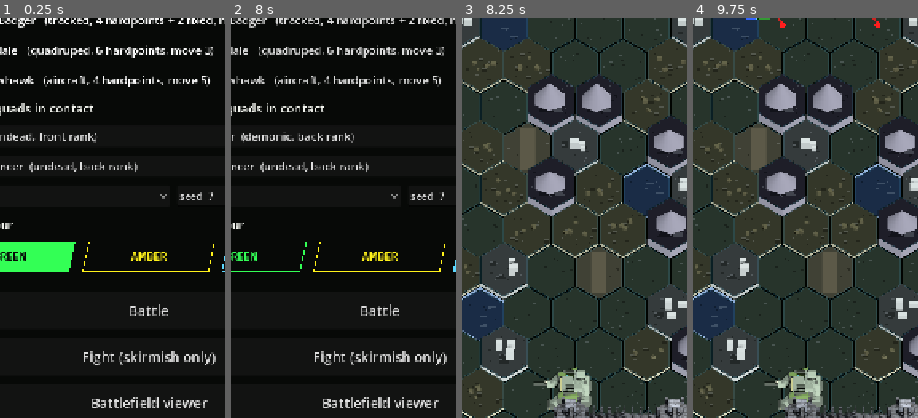
Above: before the commit, frames 1-4 (left to right).
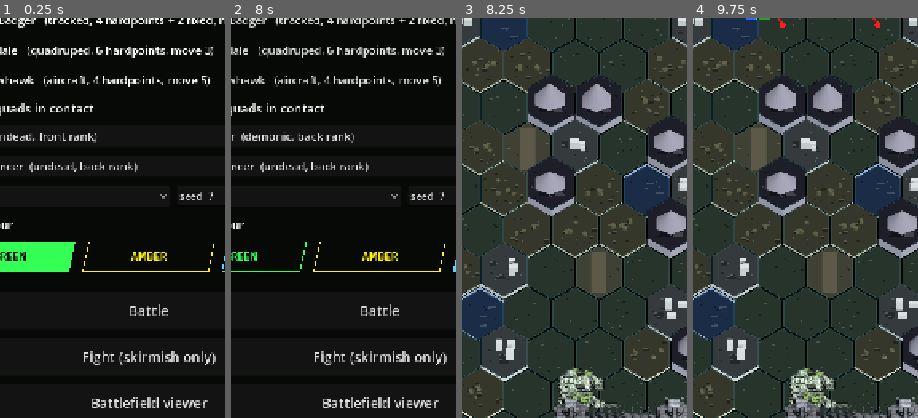
Above: after the commit, the same moments.

Repository: ryanjdmartin/riftgate
Game: Godot game, scene res://game/harness.tscn
The game is run twice, just before and just after one commit, with the same random seed, the same clock (stepped at 60 frames per second) and the same inputs.
Inputs:
- Up to frame 1 (0.25 s): no input
- Up to frame 2 (8 s): click "Anvil (quadruped, 6 hardpoint…" at 0.5 s; click "Honey Badger (tracked, 4 hard…" at 1.25 s; click "Clydesdale (quadruped, 6 hard…" at 2 s; click "Sparrowhawk (aircraft, 4 hard…" at 2.75 s; click "Ghoul (undead, front rank)" at 3.5 s; click "none" at 4.25 s; click "3 columns" at 5 s; click "GREEN" at 5.75 s; click "AMBER" at 6.5 s; click "BLUE" at 7.25 s
- Up to frame 3 (8.25 s): click "Battle" at 8 s
- Up to frame 4 (9.75 s): click "RESOLVE" at 8.75 s; click "RESOLVE" at 9.5 s
The pictures show only the part of the screen within x 17-67%, y 21-71%; the shares and areas given below are measured in that part.

Frames 1-2 are identical in both runs. In frame 3, 1.6% of the frame differs, in the area x 31-69%, y 87-98%; in frame 4, 1.6%.

Commit message:
Battlefield: facings corrected, thin plates two-sided, the skirmish models on the map with an outline, zoom and pan
A model faces -Z at rest and screen-down is +Z, so the facing rotation takes the negated direction. Tile materials are two-sided so wings and fins draw from any side. The map keeps the textured skirmish model with a dark inverted-hull outline rather than a flat marker. The map view draws its overlays in map space under one zoom-and-scroll transform, with to_screen and to_map for gestures and popups and the edge tags in screen space; wheel and pinch zoom about the pointer (1 to 2.6), drag pans both ways, scroll_to_unit centres. Android pinch gestures enabled in the project settings. The screenshot tool gains a zoom pose.

Co-Authored-By: Claude Fable 5.1 <noreply@anthropic.com>

Diff:
--- a/game/battle/battle_map_view.gd
+++ b/game/battle/battle_map_view.gd
@@ -35,7 +35,12 @@
 var routes: Dictionary = {}          # mech id -> Array[Vector2i]
 var selected: Unit = null
 var destinations: Dictionary = {}    # hexes the selected mech may end on
-var scroll_y: float = 0.0
+var scroll_y: float = 0.0            # the map's offset on screen, in pixels
+var scroll_x: float = 0.0
+var zoom: float = 1.0                # the reconstruction's zoom (Ryan, 21 September); 1 fits the width
+
+const ZOOM_MIN := 1.0
+const ZOOM_MAX := 2.6
 
 var _origin := Vector2.ZERO
 var _map3d: Map3D = null             # the battlefield's geometry; null only when headless
@@ -55,6 +60,7 @@
 func _init() -> void:
 	mouse_filter = Control.MOUSE_FILTER_STOP
 	clip_contents = true
+	texture_filter = CanvasItem.TEXTURE_FILTER_NEAREST   # zoom scales texels, never blurs them
 	set_process(false)
 
 
@@ -124,27 +130,41 @@
 	return HEX_SIZE * (1.5 * (field.map.height - 1) + 2.0) + TOP_PAD + BOTTOM_PAD
 
 
-func _min_scroll() -> float:
-	return minf(0.0, size.y - _map_px_height())
+## Keep the map covering the view: no bare edge at any zoom.
+func _clamp_scroll() -> void:
+	scroll_y = clampf(scroll_y, minf(0.0, size.y - _map_px_height() * zoom), 0.0)
+	scroll_x = clampf(scroll_x, minf(0.0, size.x - size.x * zoom), 0.0)
 
 
 ## Start at the gate end, where the player's machines stand.
 func scroll_to_bottom() -> void:
-	scroll_y = _min_scroll()
-
-
-## Pixel centre of a hex in this control's coordinates: its grid cell, lifted by the height
-## of its column so the overlays stand on the terrain.
+	scroll_y = -1.0e9
+	_clamp_scroll()
+
+
+## Map space is the unzoomed, unscrolled map: the composite texture's pixels. The overlays
+## are drawn in it under one transform; gestures and popups convert.
+func to_screen(p: Vector2) -> Vector2:
+	return p * zoom + Vector2(scroll_x, scroll_y)
+
+
+func to_map(local: Vector2) -> Vector2:
+	return (local - Vector2(scroll_x, scroll_y)) / zoom
+
+
+## Centre of a hex in map space: its grid cell, lifted by the height of its column so the
+## overlays stand on the terrain.
 func center(h: Vector2i) -> Vector2:
 	var lift := _map3d.lift(h) if _map3d != null else 0.0
-	return _origin + Vector2(0, scroll_y) + Hex.to_pixel(h, HEX_SIZE) + Vector2(0, -lift)
-
-
-## The hex under a point. A raised hex's top sits above its cell and covers part of the hex
-## north of it, so the candidates' lifted outlines are tested, the southmost (nearest the
-## camera) winning.
+	return _origin + Hex.to_pixel(h, HEX_SIZE) + Vector2(0, -lift)
+
+
+## The hex under a screen point. A raised hex's top sits above its cell and covers part of
+## the hex north of it, so the candidates' lifted outlines are tested, the southmost (nearest
+## the camera) winning.
 func hex_at(local: Vector2) -> Vector2i:
-	var flat := Hex.from_pixel(local - _origin - Vector2(0, scroll_y), HEX_SIZE)
+	var p := to_map(local)
+	var flat := Hex.from_pixel(p - _origin, HEX_SIZE)
 	if _map3d == null or field == null:
 		return flat
 	var best := flat
@@ -154,7 +174,7 @@
 	for cand in cands:
 		if not field.map.has(cand) or cand.y <= best_row:
 			continue
-		if Geometry2D.is_point_in_polygon(local, Hex.corners(center(cand), HEX_SIZE)):
+		if Geometry2D.is_point_in_polygon(p, Hex.corners(center(cand), HEX_SIZE)):
 			best = cand
 			best_row = cand.y
 	return best
@@ -162,8 +182,21 @@
 
 ## Scroll so the unit sits in the middle of the view.
 func scroll_to_unit(u: Unit) -> void:
-	var y := _origin.y + Hex.to_pixel(u.pos, HEX_SIZE).y
-	scroll_y = clampf(size.y * 0.5 - y, _min_scroll(), 0.0)
+	var p := center(u.pos)
+	scroll_x = size.x * 0.5 - p.x * zoom
+	scroll_y = size.y * 0.5 - p.y * zoom
+	_clamp_scroll()
+	queue_redraw()
+
+
+## Zoom about a screen point, so what is under the finger stays under it.
+func zoom_at(local: Vector2, factor: float) -> void:
+	var nz := clampf(zoom * factor, ZOOM_MIN, ZOOM_MAX)
+	var k := nz / zoom
+	scroll_x = local.x - (local.x - scroll_x) * k
+	scroll_y = local.y - (local.y - scroll_y) * k
+	zoom = nz
+	_clamp_scroll()
 	queue_redraw()
 
 
@@ -176,7 +209,7 @@
 		return out
 	var rows := {true: [], false: []}
 	for sq in field.squads():
-		var c := center(sq.pos)
+		var c := to_screen(center(sq.pos))
 		var above := c.y < -HEX_SIZE * 0.3
 		var below := c.y > size.y + HEX_SIZE * 0.3
 		if not (above or below):
@@ -217,6 +250,8 @@
 		return
 	var hud := Palette.HUD
 	var map := field.map
+	# Everything up to the edge tags is drawn in map space under the zoom and scroll.
+	draw_set_transform(Vector2(scroll_x, scroll_y), 0.0, Vector2(zoom, zoom))
 	if _map3d != null:
 		# The ground, the structures and the mechs are geometry in the 3D viewport, mixed
 		# with the painted map by the compositor behind this drawing; the foes, being
@@ -228,8 +263,8 @@
 		mat.set_shader_parameter("source_count", src.size())
 		src.resize(Bleed.MAX_SOURCES)
 		mat.set_shader_parameter("sources", src)
-		mat.set_shader_parameter("focus_y", size.y * 0.5 - scroll_y)
-		draw_texture_rect(_mix.get_texture(), Rect2(Vector2(0, scroll_y), Vector2(_mix.size)), false)
+		mat.set_shader_parameter("focus_y", (size.y * 0.5 - scroll_y) / zoom)
+		draw_texture_rect(_mix.get_texture(), Rect2(Vector2.ZERO, Vector2(_mix.size)), false)
 	else:
 		# Headless: the painted map, so the view still lays out and the structures still show.
 		for h in map.all_hexes():
@@ -286,6 +321,7 @@
 		var c := center(selected.pos)
 		Hud.brackets(self, Rect2(c - Vector2(HEX_SIZE, HEX_SIZE) * 0.85, Vector2(HEX_SIZE, HEX_SIZE) * 1.7), 12.0, hud, 2.0)
 
+	draw_set_transform(Vector2.ZERO, 0.0, Vector2.ONE)   # the edge tags live in screen space
 	_draw_tags()
 
 
@@ -397,11 +433,19 @@
 			_pressed = false
 			_holding = false
 		accept_event()
+	elif event is InputEventMouseButton and event.pressed and event.button_index in [MOUSE_BUTTON_WHEEL_UP, MOUSE_BUTTON_WHEEL_DOWN]:
+		zoom_at(event.position, 1.15 if event.button_index == MOUSE_BUTTON_WHEEL_UP else 1.0 / 1.15)
+		accept_event()
+	elif event is InputEventMagnifyGesture:
+		zoom_at(event.position, event.factor)   # pinch on a touch screen or trackpad
+		accept_event()
 	elif event is InputEventMouseMotion and _pressed and not _holding:
 		if not _dragged and event.position.distance_to(_press_pos) > DRAG_THRESHOLD:
 			_dragged = true
 		if _dragged:
-			scroll_y = clampf(scroll_y + (event.position.y - _last_pos.y), _min_scroll(), 0.0)
+			scroll_x += event.position.x - _last_pos.x
+			scroll_y += event.position.y - _last_pos.y
+			_clamp_scroll()
 			_last_pos = event.position
 			queue_redraw()
 		accept_event()
--- a/game/battle/battle_screen.gd
+++ b/game/battle/battle_screen.gd
@@ -252,7 +252,7 @@
 			text = "%s\nmassive · %s" % [u.display_name, "hunting" if u.aggro else "to the gate"]
 		else:
 			text = "%s\n%s ×%d · move %d\n%s" % [u.display_name, foe_name, u.strength, u.movespeed, "hunting the nearest machine" if u.aggro else "marching on the gate"]
-	_show_details(text, _map.position + _map.center(u.pos))
+	_show_details(text, _map.position + _map.to_screen(_map.center(u.pos)))
 
 
 func _on_hold_released() -> void:
--- a/game/battle/map_3d.gd
+++ b/game/battle/map_3d.gd
@@ -321,8 +321,10 @@
 			_units[u.id] = node
 		node.position = _hex_world(u.pos, _lift.get(u.pos, 0.0) / (_cos * _ppu))
 		if u.is_player() and not u.is_static():
+			# The model faces -Z (north) at rest; screen-down is +Z, so the facing turns the
+			# other way from the pixel direction.
 			var d: Vector2 = Hex.to_pixel(Hex.DIRECTIONS[u.facing], 1.0).normalized()
-			node.rotation.y = atan2(d.x, d.y)
+			node.rotation.y = atan2(-d.x, -d.y)
 	for uid in _units.keys():
 		if not seen.has(uid):
 			_units[uid].queue_free()
@@ -344,26 +346,14 @@
 	return null   # foes and static units are drawn flat by the map view
 
 
-## On the map a mech is the reconstruction's marker, not the skirmish's textured facets:
-## each part takes its tile's average tone, flat and matte, and the whole gets a dark
-## inverted-hull outline, so it reads at one hex.
-static var _tone_cache: Dictionary = {}
-
+## On the map a mech is the same textured model as the skirmish (Ryan, 21 September: one
+## model everywhere, and the map zooms), with a dark inverted-hull outline so it still reads
+## at one hex.
 func _marker(node: Node) -> void:
 	for child in node.find_children("*", "MeshInstance3D", true, false):
 		var mi: MeshInstance3D = child
 		if mi.mesh == null:
 			continue
-		for i in range(mi.mesh.get_surface_count()):
-			var src := mi.get_active_material(i)
-			var tone := Color(0.5, 0.5, 0.5)
-			if src is StandardMaterial3D:
-				var sm: StandardMaterial3D = src
-				tone = _average(sm.albedo_texture) if sm.albedo_texture != null else sm.albedo_color
-			var flat := StandardMaterial3D.new()
-			flat.albedo_color = tone
-			flat.roughness = 1.0
-			mi.set_surface_override_material(i, flat)
 		var hull := MeshInstance3D.new()
 		hull.mesh = mi.mesh
 		hull.cast_shadow = GeometryInstance3D.SHADOW_CASTING_SETTING_OFF
@@ -377,28 +367,6 @@
 		mi.add_child(hull)
 
 
-## The mean colour of a texture, from a coarse sample, cached by resource path.
-static func _average(tex: Texture2D) -> Color:
-	var key := tex.resource_path
-	if not key.is_empty() and _tone_cache.has(key):
-		return _tone_cache[key]
-	var img := tex.get_image()
-	var sum := Color(0, 0, 0, 0)
-	var n := 0
-	if img != null:
-		if img.is_compressed():
-			img.decompress()
-		for y in range(0, img.get_height(), 4):
-			for x in range(0, img.get_width(), 4):
-				sum += img.get_pixel(x, y)
-				n += 1
-	var tone := sum / float(maxi(1, n)) if n > 0 else Color(0.5, 0.5, 0.5)
-	tone.a = 1.0
-	if not key.is_empty():
-		_tone_cache[key] = tone
-	return tone
-
-
 ## The union of every mesh's bounds under `node`, in the node's own space.
 func _bounds(node: Node3D) -> AABB:
 	var out := AABB()
--- a/game/ui/mech_view_3d.gd
+++ b/game/ui/mech_view_3d.gd
@@ -358,6 +358,7 @@
 				tm.texture_filter = BaseMaterial3D.TEXTURE_FILTER_NEAREST
 				tm.roughness = clampf(1.0 - float(GLOSS.get(maker, 0.4)) * 0.9, 0.3, 0.98)
 				tm.metallic = 0.0
+				tm.cull_mode = BaseMaterial3D.CULL_DISABLED   # wings and fins are single plates
 				mi.set_surface_override_material(i, tm)
 				continue
 			var m := ShaderMaterial.new()
--- a/project.godot
+++ b/project.godot
@@ -28,3 +28,7 @@
 renderer/rendering_method="mobile"
 renderer/rendering_method.mobile="gl_compatibility"
 textures/canvas_textures/default_texture_filter=0
+
+[input_devices]
+
+pointing/android/enable_pan_and_scale_gestures=true
--- a/tests/test_battle_screen.gd
+++ b/tests/test_battle_screen.gd
@@ -109,7 +109,7 @@
 	var tags: Array = s._map.offscreen_tags()
 	var hidden := 0
 	for sq in s.battle.field.squads():
-		if s._map.center(sq.pos).y < -BattleMapView.HEX_SIZE * 0.3:
+		if s._map.to_screen(s._map.center(sq.pos)).y < -BattleMapView.HEX_SIZE * 0.3:   # center is map space; tags are judged on screen
 			hidden += 1
 	assert_true(hidden >= 2, "most squads start off-screen at the gate end")
 	assert_eq(tags.size(), hidden, "one tag per off-screen squad")
--- a/tools/screenshot.gd
+++ b/tools/screenshot.gd
@@ -90,6 +90,10 @@
 			# The rift end of the map, where the other world bleeds in.
 			s._map.scroll_y = 0.0
 			s._map.queue_redraw()
+		"zoom":
+			# Zoomed in twice on the first mech, panned so it sits mid-screen.
+			s._map.zoom_at(s._map.size * 0.5, 2.2)
+			s._map.scroll_to_unit(b.mechs()[0])
 		"resolve":
 			s._on_resolve()
 		"contact":
Not shown, changed: docs/status.md
